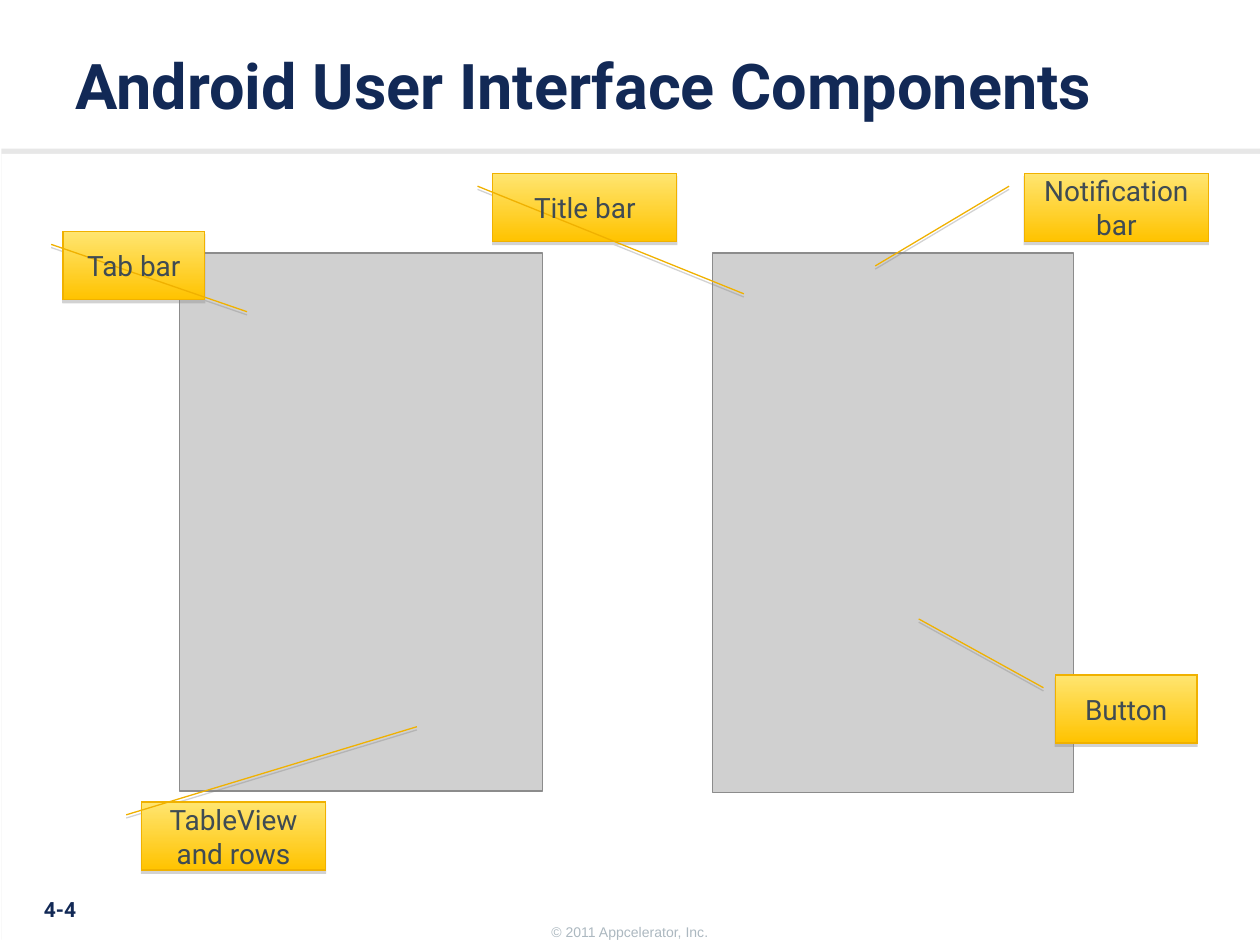
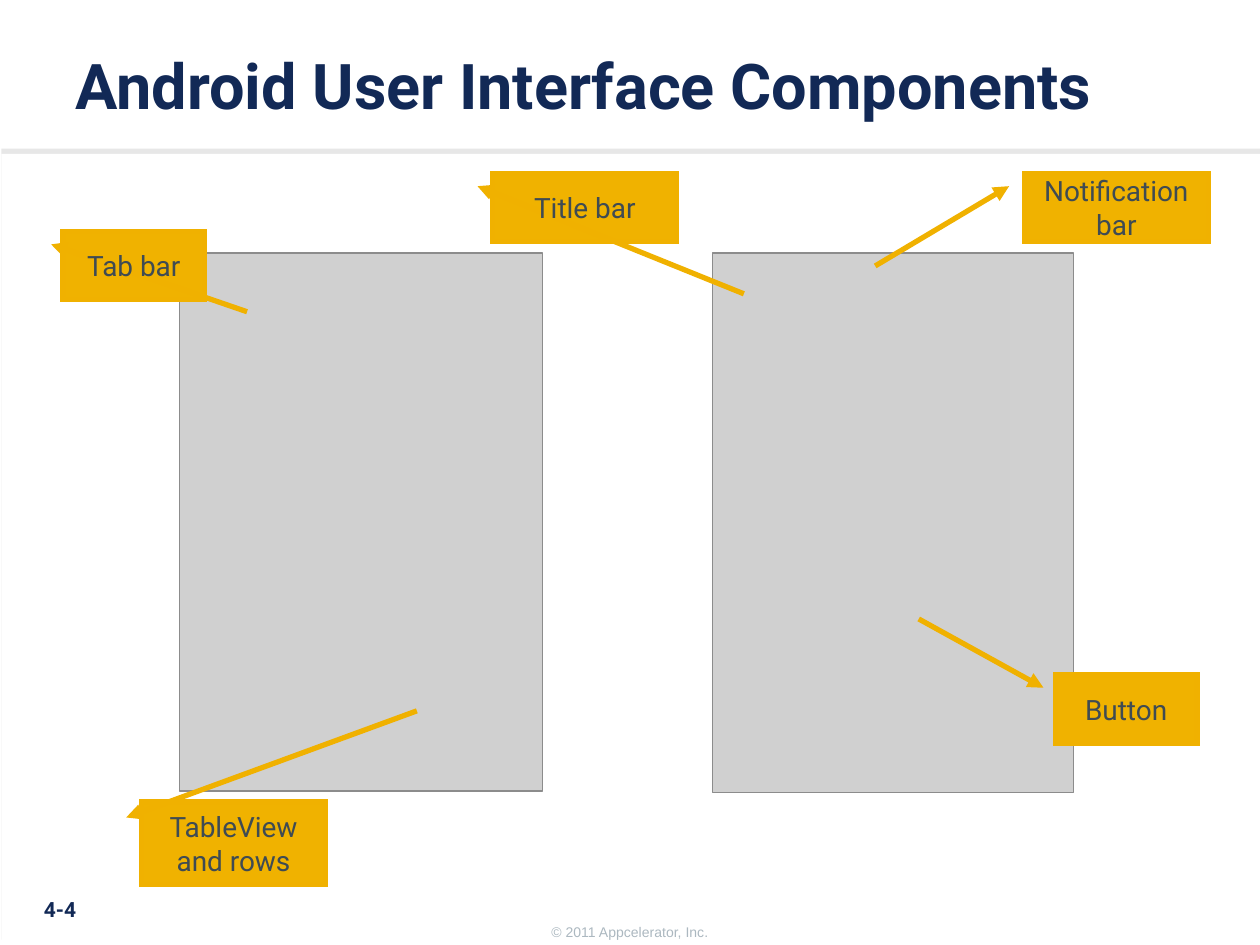
Before and after one commit to appcelerator-training-archive/tcad_certification, a slide deck: slide 4 of 220/220.ppt. Drawn at 1260x945 pixels with LibreOffice and Linux fonts; fonts in the diff are those of the drawing; grey boxes stand for pictures; background and template pictures are left out. Boxes give left, top, right and bottom in pixels: in the first picture for what was removed or moved away, otherwise in the second. Text is boxed around its words. In the diff, an @@ line names an element or a change of style, - is before the commit and + after.

```diff
--- a/220/220.ppt
+++ b/220/220.ppt
@@ fill gradient #FFE570 to #FFC300 to #F0B200; outline #F0B100 0.74 pt to #F0B100 3 pt; shadow off in 5 elements at box(63, 232, 205, 300), box(1056, 675, 1197, 743), box(1024, 174, 1208, 242), box(493, 174, 677, 242), box(141, 803, 325, 885) @@
@@ border callout "TableView and rows": place and size @@
-border callout "TableView and rows" at box(141, 803, 325, 871)
+border callout "TableView and rows" at box(141, 803, 325, 885)
```
Also in this commit, not shown: 2 other slides changed, 4 other files.
